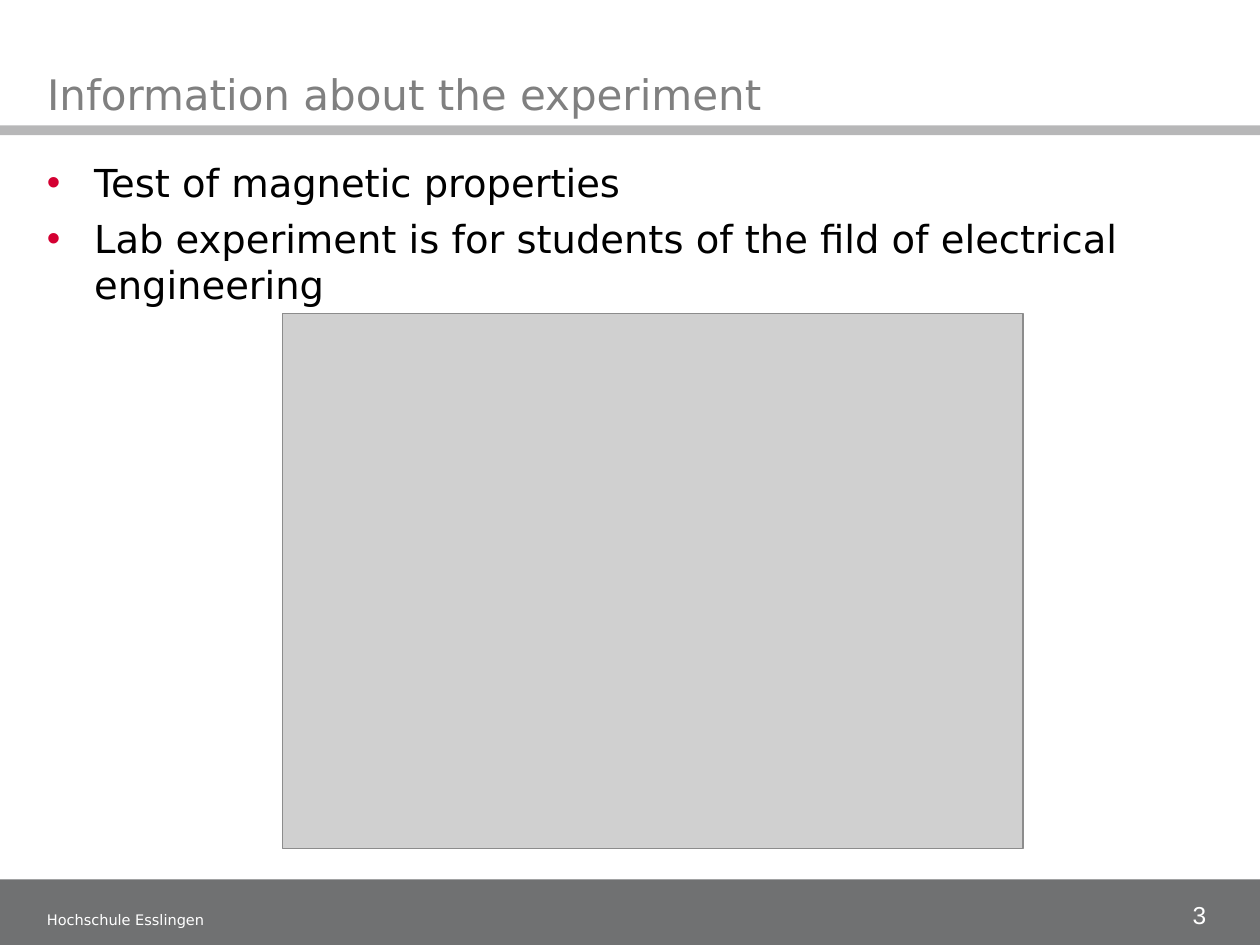
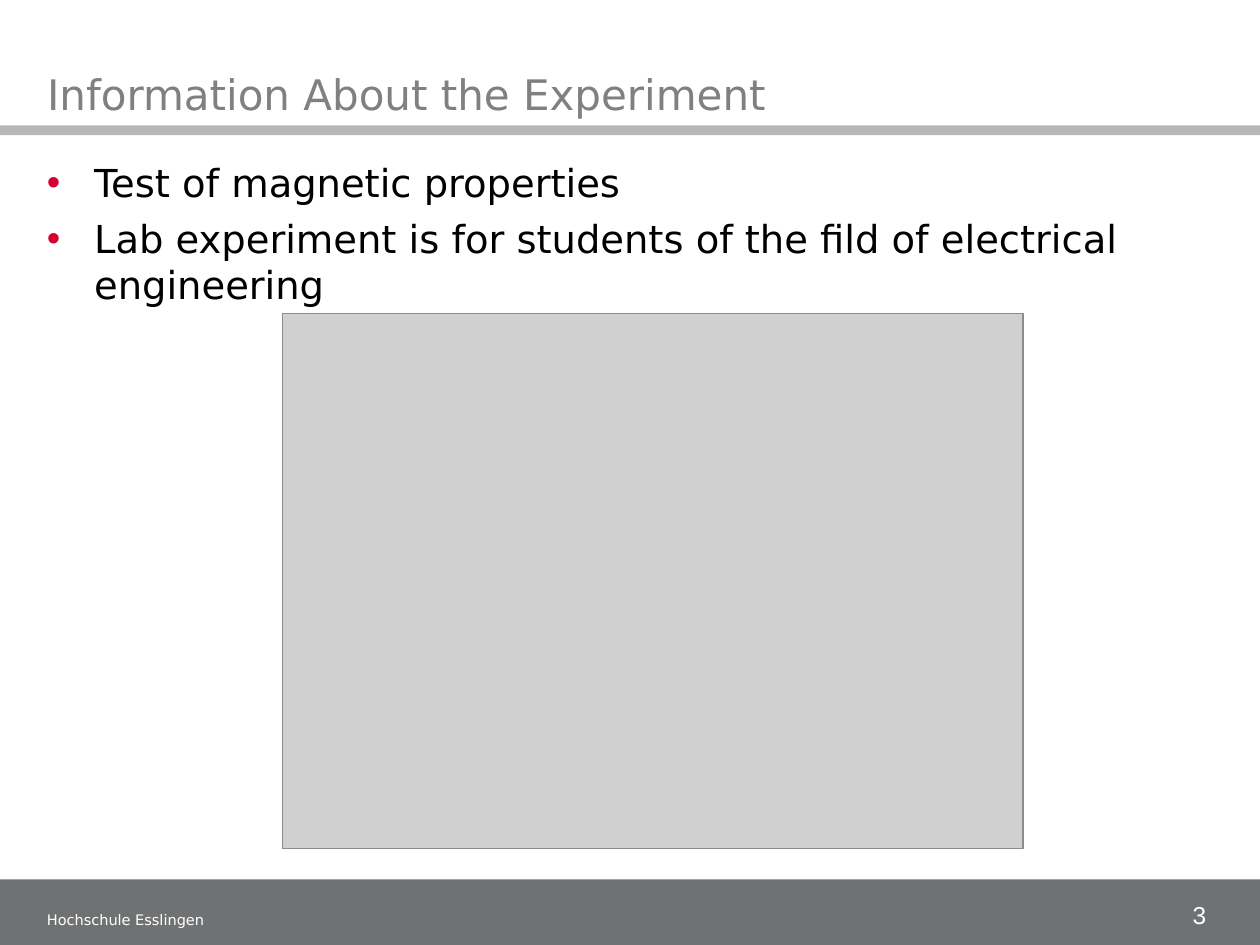
Before and after one commit to illogicdev/magneto, a slide deck: slide 3 of doku/50_Midtermpresentation/Midterm presentation_1.ppt. Drawn at 1260x945 pixels with LibreOffice and Linux fonts; fonts in the diff are those of the drawing; grey boxes stand for pictures; background and template pictures are left out. Boxes give left, top, right and bottom in pixels: in the first picture for what was removed or moved away, otherwise in the second. Text is boxed around its words. In the diff, an @@ line names an element or a change of style, - is before the commit and + after.

```diff
--- a/doku/50_Midtermpresentation/Midterm presentation_1.ppt
+++ b/doku/50_Midtermpresentation/Midterm presentation_1.ppt
@@ title at [47,78,766,119]: text changed @@
-Information about the experiment
+Information About the Experiment
```
Also in this commit, not shown: 6 other slides changed.
